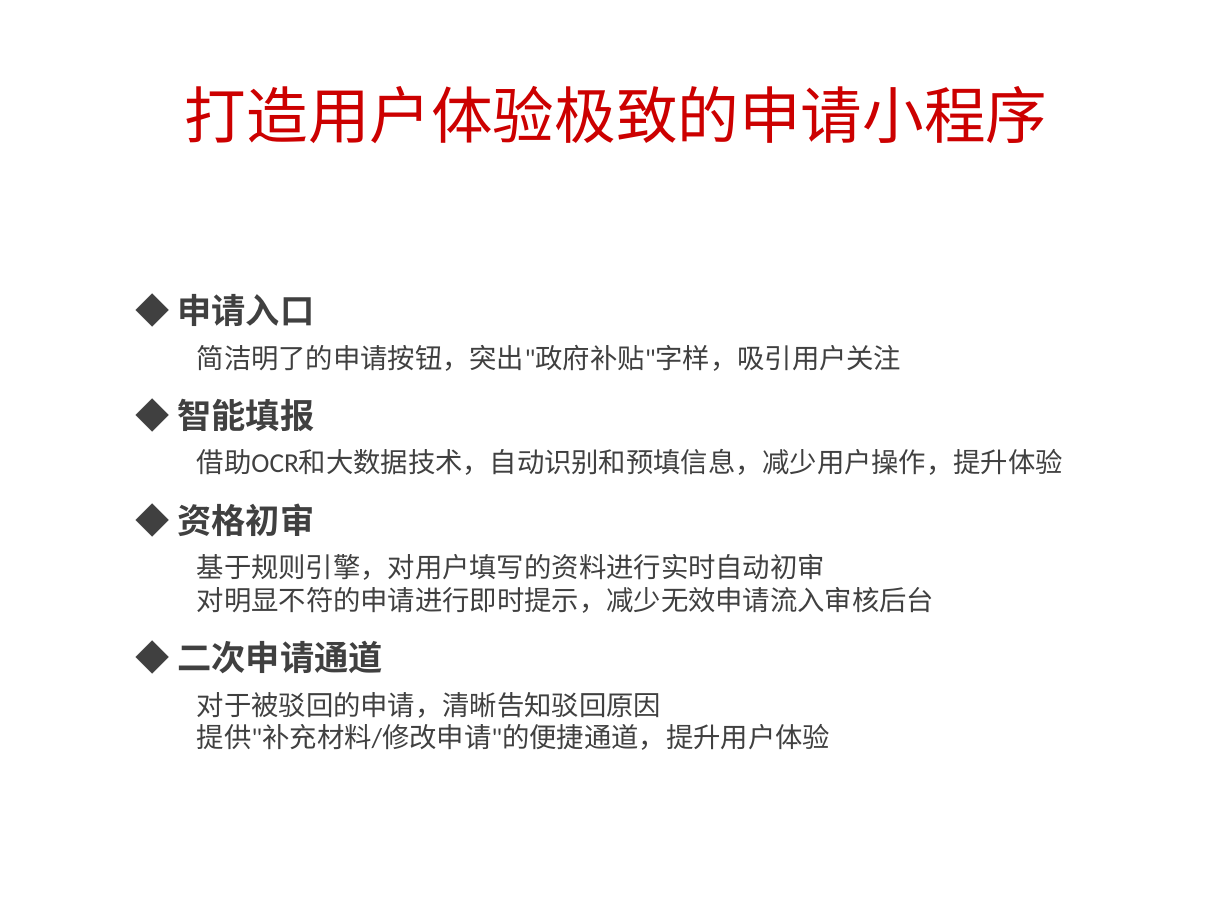
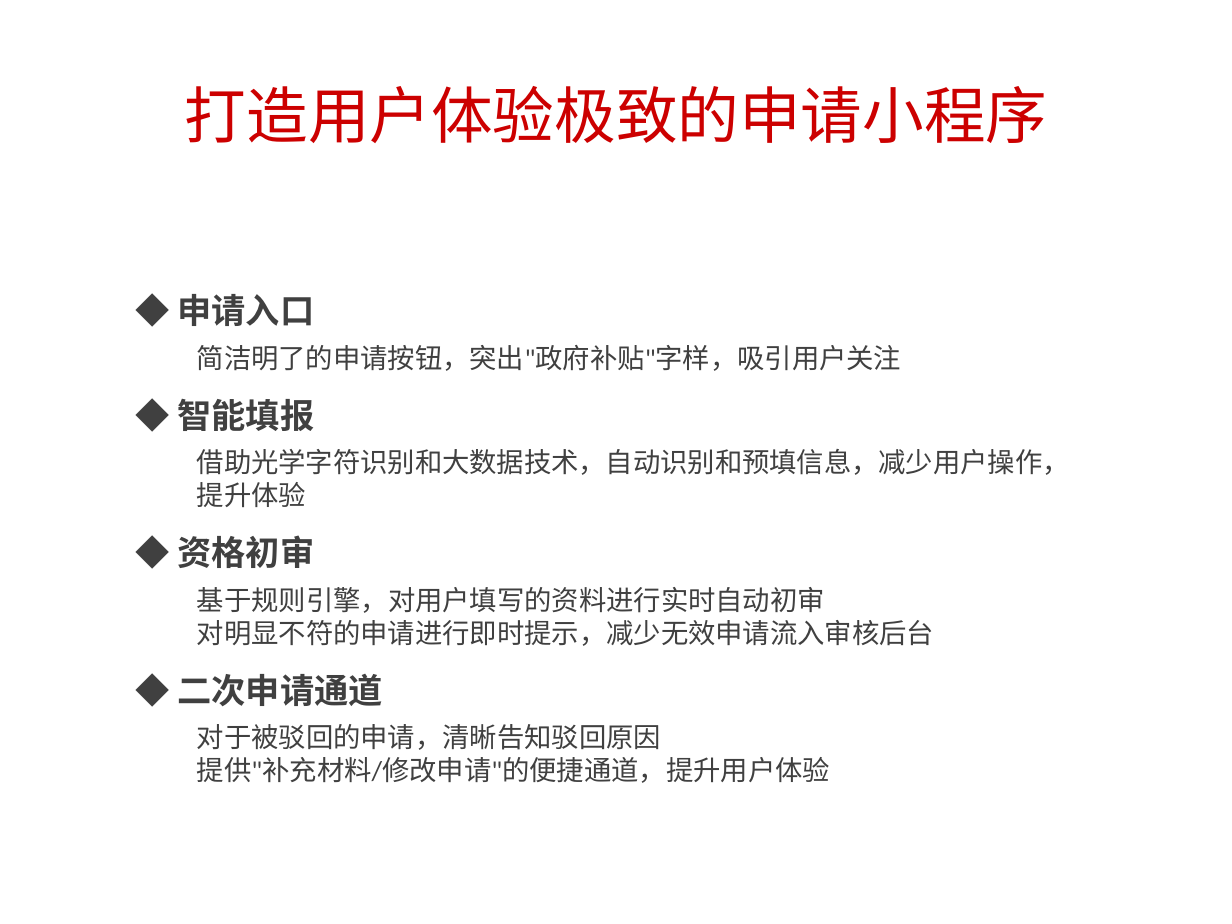
Before and after one commit to 12zhengwei/Multi-Modal-Car-Action-Recognition-1, a slide deck: slide 7 of 金陵购车节政企通补贴平台合作方案.pptx. Drawn at 1232x924 pixels with LibreOffice and Linux fonts; fonts in the diff are those of the drawing. Boxes give left, top, right and bottom in pixels: in the first picture for what was removed or moved away, otherwise in the second. Text is boxed around its words. In the diff, an @@ line names an element or a change of style, - is before the commit and + after.

```diff
--- a/金陵购车节政企通补贴平台合作方案.pptx
+++ b/金陵购车节政企通补贴平台合作方案.pptx
@@ text at bbox=[197, 449, 1070, 507]: text changed @@
-  借助OCR和大数据技术，自动识别和预填信息，减少用户操作，提升体验
+  借助光学字符识别和大数据技术，自动识别和预填信息，减少用户操作，提升体验
```
Also in this commit, not shown: 6 other slides changed, 1 other file.
